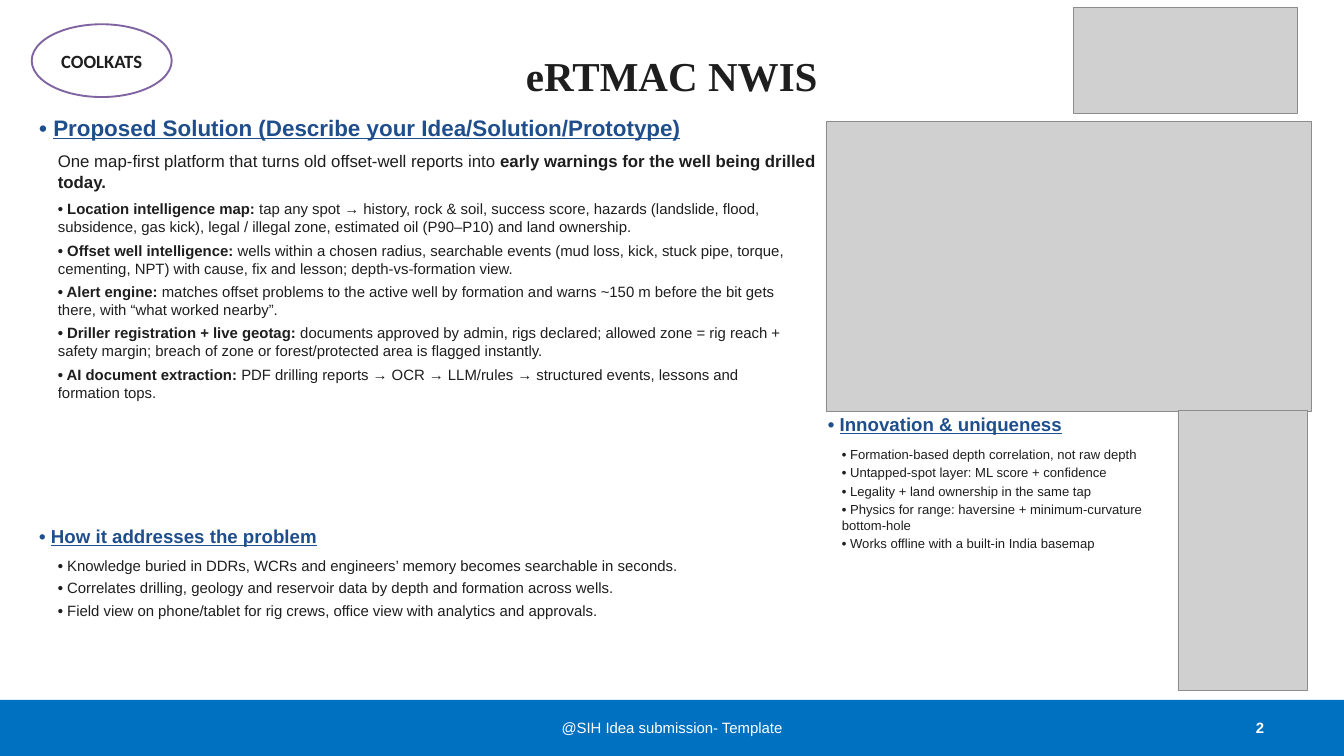
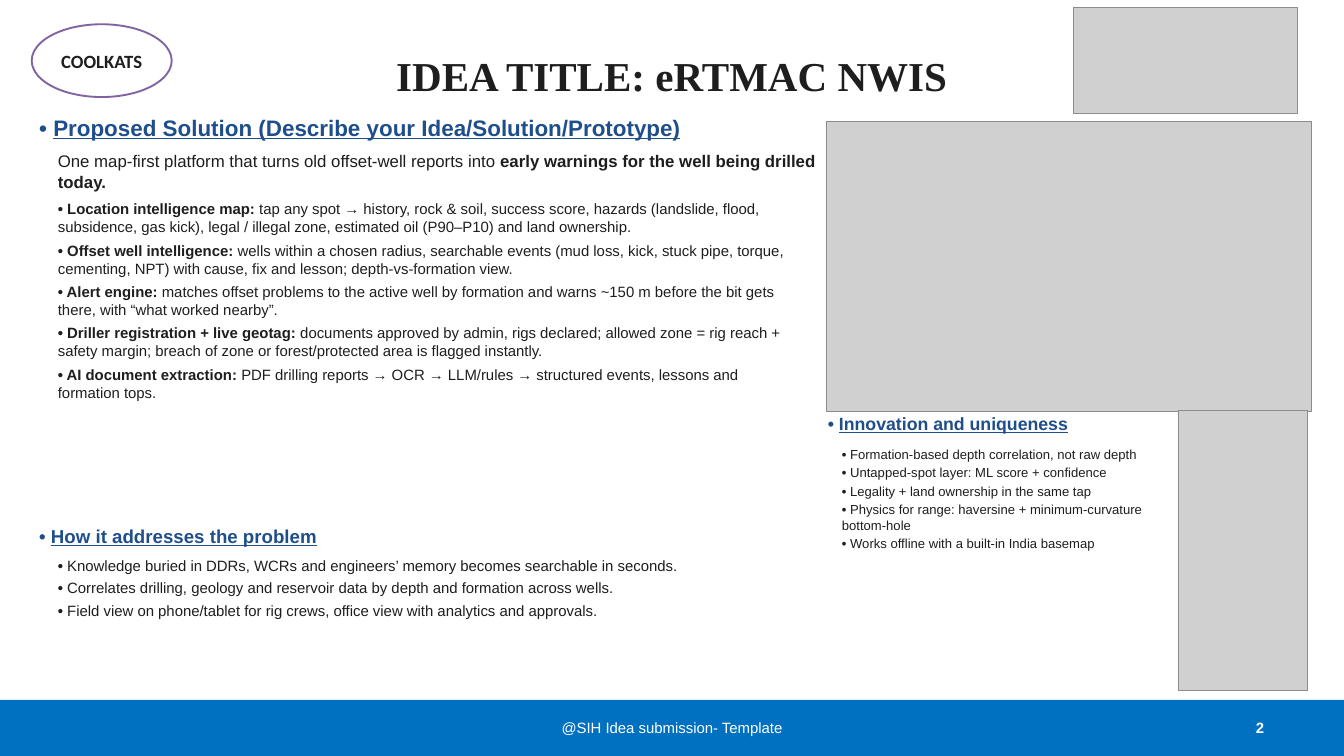
Before and after one commit to gurltff/eRTMAC-NWIS, a slide deck: slide 2 of docs/COOLKATS_187666_SIH2026_eRTMAC-NWIS.pptx. Drawn at 1344x756 pixels with LibreOffice and Linux fonts; fonts in the diff are those of the drawing; grey boxes stand for pictures. Boxes give left, top, right and bottom in pixels: in the first picture for what was removed or moved away, otherwise in the second. Text is boxed around its words. In the diff, an @@ line names an element or a change of style, - is before the commit and + after.

```diff
--- a/docs/COOLKATS_187666_SIH2026_eRTMAC-NWIS.pptx
+++ b/docs/COOLKATS_187666_SIH2026_eRTMAC-NWIS.pptx
@@ text at bbox=[396, 64, 948, 92]: text changed @@
-eRTMAC NWIS
+IDEA TITLE: eRTMAC NWIS
@@ text at bbox=[839, 417, 1068, 434]: text changed; size 20 to 19 pt @@
-• Innovation & uniqueness
+• Innovation and uniqueness
```
Also in this commit, not shown: 5 other slides changed, 1 other file.
